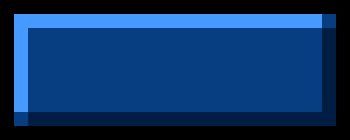
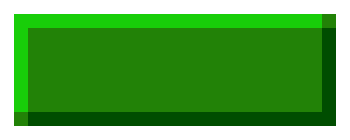
Comparing the layer stacks of the two 350×140 images. Changes:
hid "图层 4" over [0, 0, 350, 140]
showed "图层 3" over [0, 0, 350, 140]
